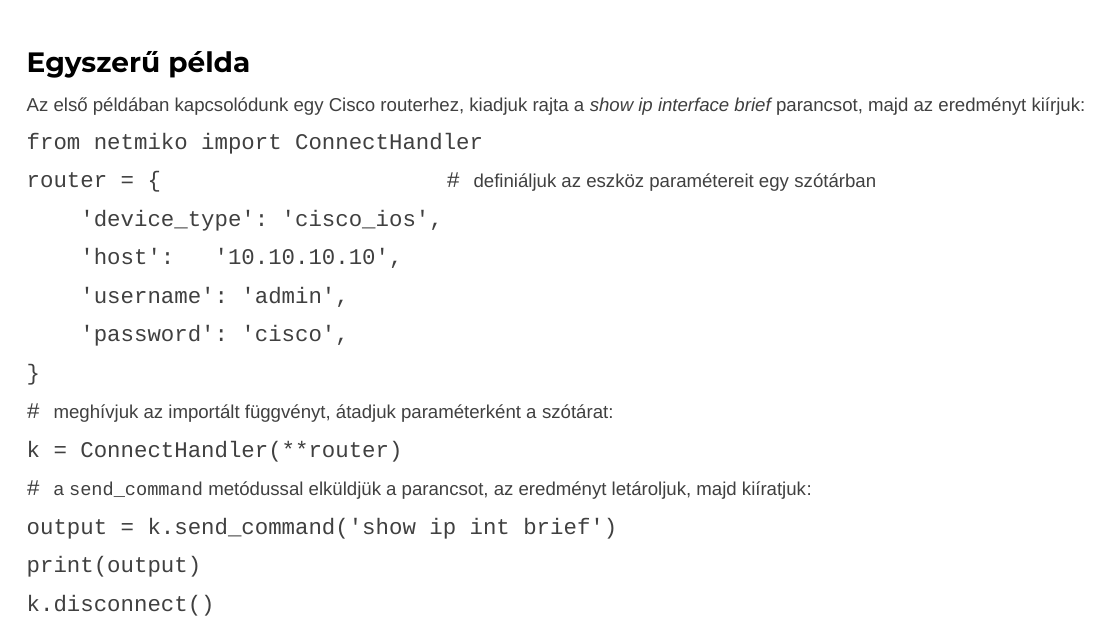
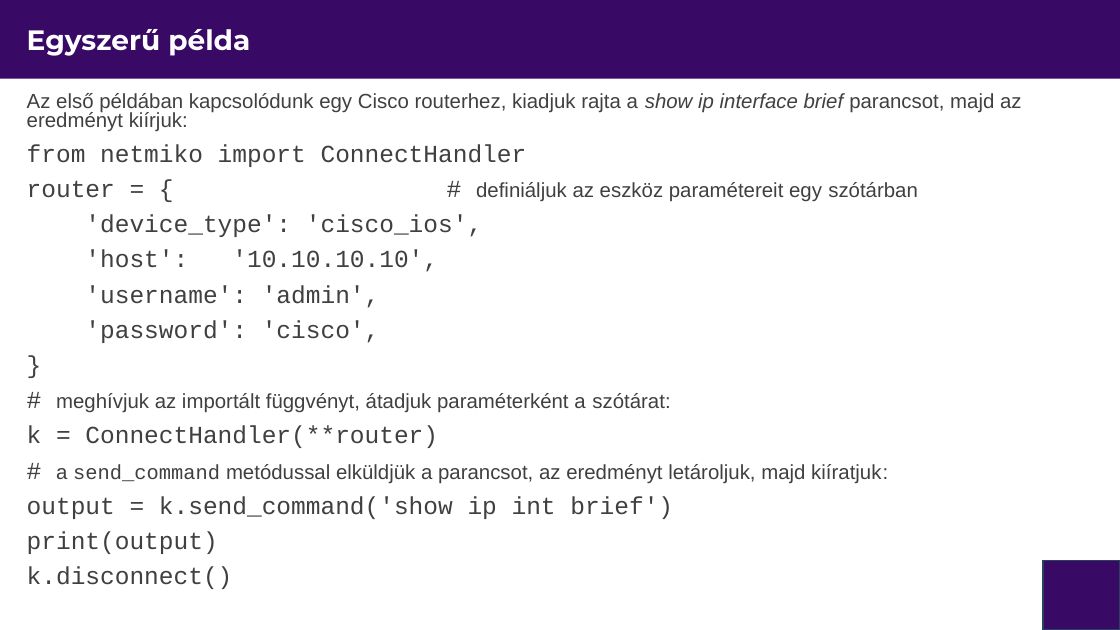
Before and after one commit to itmp-hu/itmp-halozatok-programozasa, a slide deck: slide 6 of module-1/Hálózatprogramozás és automatizáció-1.pptx (slide 5 before the commit). Drawn at 1120x630 pixels with LibreOffice and Linux fonts; fonts in the diff are those of the drawing; background and template pictures are left out. Boxes give left, top, right and bottom in pixels: in the first picture for what was removed or moved away, otherwise in the second. Text is boxed around its words. In the diff, an @@ line names an element or a change of style, - is before the commit and + after.

```diff
--- a/module-1/Hálózatprogramozás és automatizáció-1.pptx
+++ b/module-1/Hálózatprogramozás és automatizáció-1.pptx
@@ rectangle added at (x1=0, y1=0, x2=1120, y2=79), fill #380A65 @@
@@ title "Egyszerű példa" at (x1=27, y1=29, x2=250, y2=56): text colour #000000 to #FFFFFF @@
@@ text "Az első példában kapcsolódunk egy ..." at (x1=27, y1=93, x2=1022, y2=589): size 16 to 17.5 pt in "Az első példában kapcsolódunk egy Cisco routerhez, ...", "definiáljuk az eszköz paramétereit egy szótárban", "meghívjuk az importált függvényt, átadjuk paraméterként a ...", "a send_command metódussal elküldjük a parancsot, az ..."; size 19.2 to 21 pt in "from netmiko import ConnectHandler", "router = { #", "'device_type': 'cisco_ios',", "'host': '10.10.10.10'," and 9 more places; line spacing 1 to 0.8 @@
@@ rounded rectangle added at (x1=1044, y1=560, x2=1120, y2=630), fill #380A65, outline #28445D 1 pt @@
```
Also in this commit, not shown: 10 other slides changed, 1 slide added, 2 other files.
